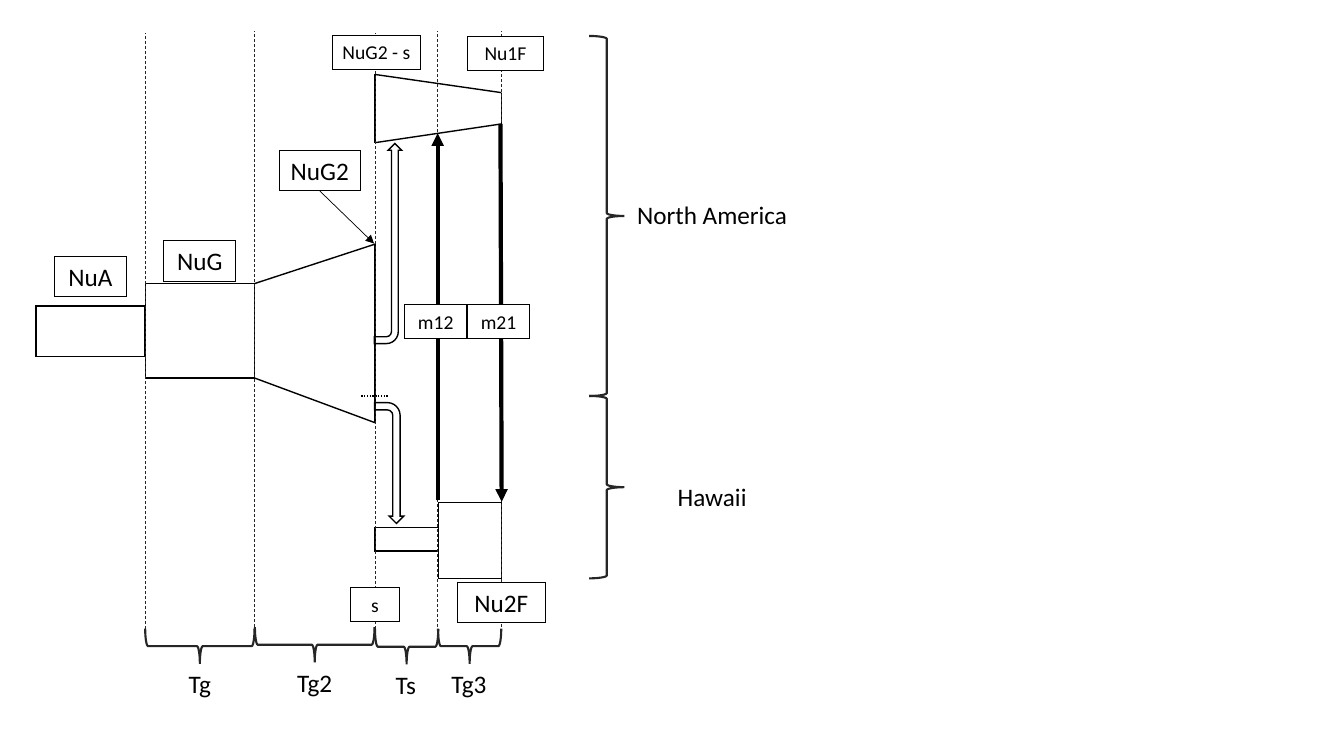
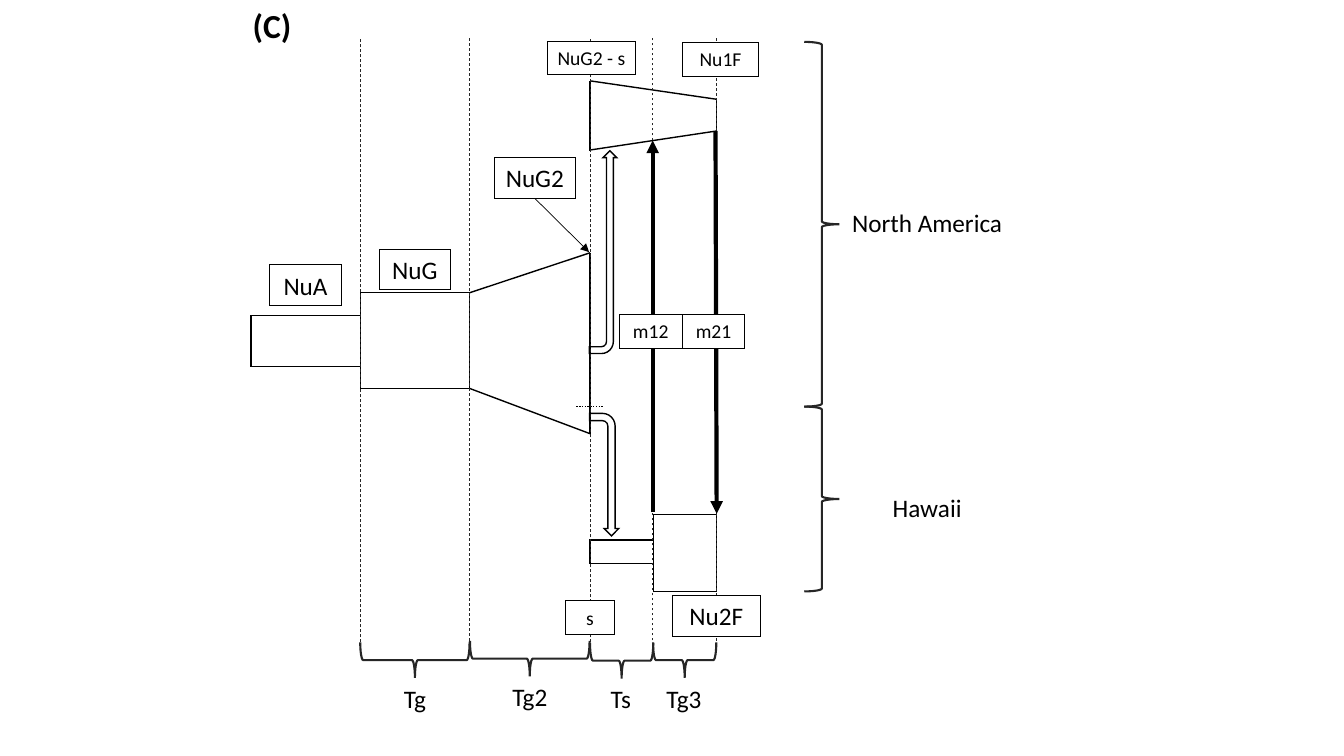
Before and after one commit to hemstrow/F-H_2018, a slide deck: slide 4 of plots/3epoch_hist_growth_model.pptx (slide 1 before the commit). Drawn at 1344x756 pixels with LibreOffice and Linux fonts; fonts in the diff are those of the drawing. Boxes give left, top, right and bottom in pixels: in the first picture for what was removed or moved away, otherwise in the second. Text is boxed around its words. In the diff, an @@ line names an element or a change of style, - is before the commit and + after.

```diff
--- a/plots/3epoch_hist_growth_model.pptx
+++ b/plots/3epoch_hist_growth_model.pptx
@@ text added at (x1=253, y1=13, x2=292, y2=43), 24 pt, text #000000, bold @@
+(C)
@@ line moved from (145, 629) - (145, 32) to (360, 642) - (360, 38) @@
@@ line moved from (254, 627) - (254, 31) to (470, 641) - (470, 37) @@
@@ line moved from (375, 629) - (375, 32) to (590, 642) - (590, 38) @@
@@ line moved from (438, 627) - (438, 31) to (652, 640) - (652, 37) @@
@@ line moved from (501, 627) - (501, 31) to (717, 641) - (717, 37) @@
@@ left brace resized from (x1=590, y1=36, x2=625, y2=396) to (x1=805, y1=42, x2=840, y2=407) @@
@@ 4 lines, 3 rectangles moved together from (x1=279, y1=35, x2=544, y2=191) to (x1=494, y1=41, x2=759, y2=198) @@
@@ arrow moved from (438, 500) - (438, 133) to (653, 512) - (653, 140) @@
@@ arrow moved from (501, 124) - (502, 502) to (716, 131) - (717, 514) @@
@@ text "North America" moved from (x1=637, y1=206, x2=787, y2=224) to (x1=852, y1=214, x2=1002, y2=232) @@
@@ 7 rectangles, 4 lines, 2 bent arrows, 1 text, 1 arrow, 1 left brace moved together from (x1=36, y1=143, x2=747, y2=579) to (x1=251, y1=151, x2=962, y2=591) @@
@@ 4 texts, 4 left braces, 3 rectangles moved together from (x1=146, y1=527, x2=545, y2=698) to (x1=360, y1=540, x2=760, y2=713) @@
```
Also in this commit, not shown: 2 other slides changed, 1 slide added, 21 other files.
